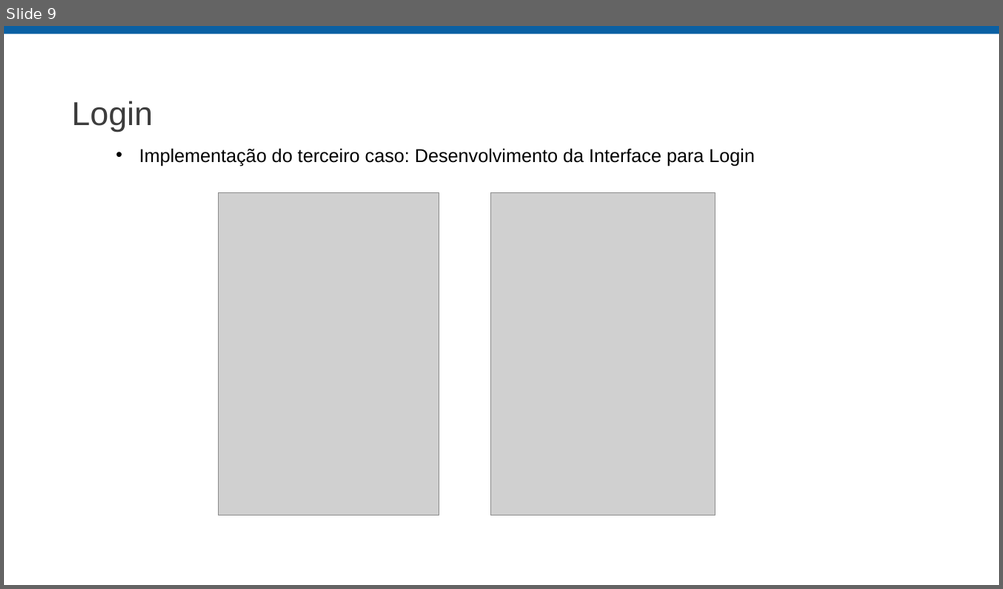
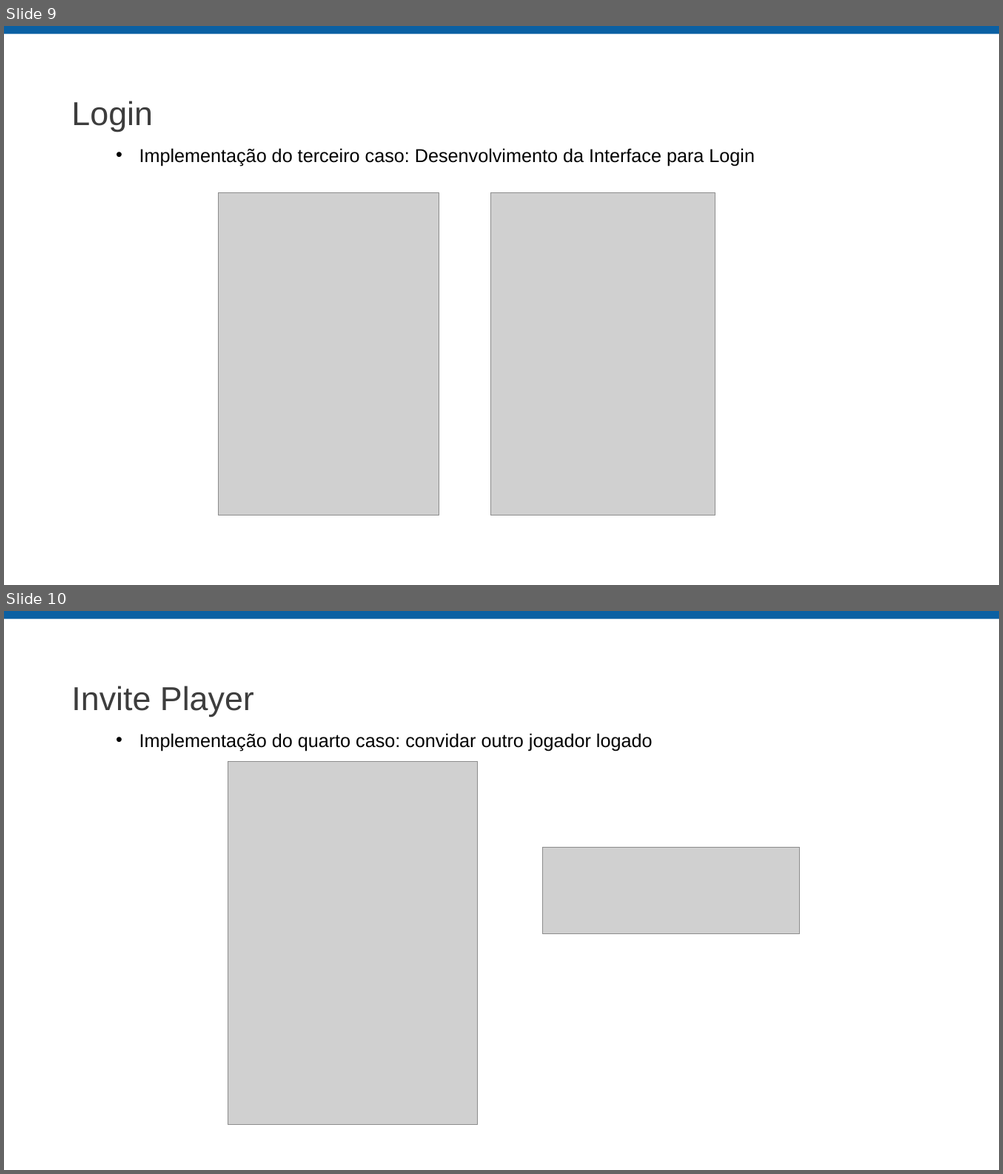
Before and after one commit to ligiatersitano/Jogo-da-Velha, a slide deck: documentation/MVP - Tic Tac Toe.pptx. Shown one above the other, each under a label of ours: slide 9 before the commit, slides 9 and 10 after it. The pictures are 1003x589 and 1003x1174 pixels, drawn with LibreOffice and Linux fonts; fonts in the diff are those of the drawing; grey boxes stand for pictures; background and template pictures are left out. Boxes give left, top, right and bottom in pixels: in the first picture for what was removed or moved away, otherwise in the second. Text is boxed around its words. In the diff, an @@ line names an element or a change of style, - is before the commit and + after.

```diff
--- a/documentation/MVP - Tic Tac Toe.pptx
+++ b/documentation/MVP - Tic Tac Toe.pptx
@@ slide 10 added at bbox=[4, 611, 999, 1170], background #FFFFFF; not listed: 1 template element that a slide beside it also shows @@
@@ title added at bbox=[71, 686, 254, 717], 32 pt, text #3D3D3D @@
+Invite Player
@@ text added at bbox=[139, 733, 652, 751], 18 pt, text #000000 @@
+• Implementação do quarto caso: convidar outro jogador logado
@@ picture added at bbox=[227, 762, 477, 1126] @@
@@ picture added at bbox=[542, 848, 800, 934] @@
```
Also in this commit, not shown: 1 slide changed, 1 other slide added, 2 other files.
